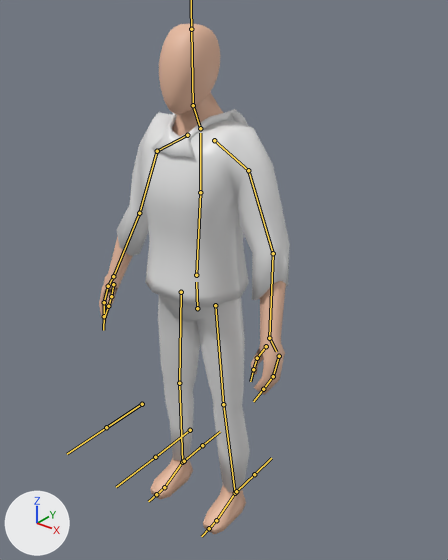
A saved change to the FBX model DungeonsHDRP/Assets/Models/Custom/Char2/PlayerModel2.fbx.
One viewpoint serves both versions: a 50 mm camera at (1.39, -1.57, 2.08) aimed at (-0.08, 0.26, 0.95). Arrows for +X, +Y and +Z are at lower left; the lights stay in place. The bones that bend it are drawn over the model as lines.
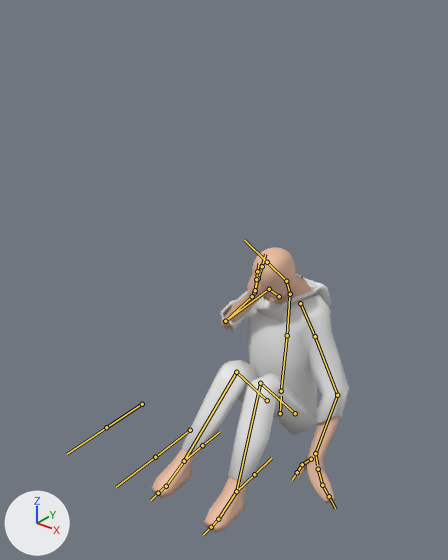
The newer file adds an action. The first version stands in its rest pose; the second is drawn at frame 88 of the action 'Armature|Sitting-Idle'.

The change in detail:
Bone 'Hips' (bone_hips) moves from (0.0, 0.0, 0.0) to (0.0, -0.881, -0.625).
Bone 'Head' (bone_head) turns from (0, 0, 0) to (48, -8, -11) degrees about its own x, y and z.
Bone 'Shoulder.L' (bone_shoulder_l) turns from (0, 0, 0) to (8, 16, -21) degrees about its own x, y and z.
Bone 'UpperArm.L' (bone_upperarm_l) turns from (0, 0, 0) to (1, -17, 35) degrees about its own x, y and z.
Bone 'LowerArm.L' (bone_lowerarm_l) turns from (0, 0, 0) to (12, -4, -20) degrees about its own x, y and z.
Bone 'Finger.L' (bone_finger_l) turns from (0, 0, 0) to (-6, 37, 48) degrees about its own x, y and z.
Bone 'Finger1.L' (bone_finger1_l) turns from (0, 0, 0) to (-10, 22, 33) degrees about its own x, y and z.
Bone 'Shoulder.R' (bone_shoulder_r) turns from (0, 0, 0) to (-39, -4, -7) degrees about its own x, y and z.
Bone 'UpperArm.R' (bone_upperarm_r) turns from (0, 0, 0) to (84, -19, 39) degrees about its own x, y and z.
Bone 'LowerArm.R' (bone_lowerarm_r) turns from (0, 0, 0) to (39, 16, 100) degrees about its own x, y and z.
Bone 'Hand.R' (bone_hand_r) turns from (0, 0, 0) to (24, 8, 2) degrees about its own x, y and z.
Bone 'UpperLeg.L' (bone_upperleg_l) turns from (0, 0, 0) to (140, -4, 3) degrees about its own x, y and z.
Bone 'LowerLeg.L' (bone_lowerleg_l) turns from (0, 0, 0) to (-100, 3, 2) degrees about its own x, y and z.
Bone 'Foot.L' (bone_foot_l) turns from (0, 0, 0) to (-41, -5, -4) degrees about its own x, y and z.
Bone 'UpperLeg.R' (bone_upperleg_r) turns from (0, 0, 0) to (140, 4, -3) degrees about its own x, y and z.
Bone 'LowerLeg.R' (bone_lowerleg_r) turns from (0, 0, 0) to (-100, -3, -2) degrees about its own x, y and z.
Bone 'Foot.R' (bone_foot_r) turns from (0, 0, 0) to (-41, 5, 4) degrees about its own x, y and z.

Pixel boxes [x1, y1, x2, y2] of what changed, in the pictures (448 x 560 px):
'Cube.001', posed: before [117, 112, 290, 308]; after [220, 290, 349, 423]
'Cube.002', posed: before [158, 295, 250, 492]; after [182, 360, 315, 483]
'Cube', posed (44% shorter): before [99, 23, 286, 534]; after [152, 247, 347, 533]
'Cube.003', posed: before [151, 109, 248, 158]; after [253, 274, 331, 323]
bone 'Hips', root to tip: before (197, 308) to (196, 282); after (280, 413) to (281, 396)
bone 'Head', root to tip: before (193, 105) to (191, 29); after (286, 281) to (267, 262)
bone 'Shoulder.L', root to tip: before (214, 140) to (248, 170); after (300, 303) to (315, 336)
bone 'UpperArm.L', root to tip: before (248, 170) to (273, 253); after (315, 336) to (337, 395)
bone 'LowerArm.L', root to tip: before (273, 253) to (269, 338); after (337, 395) to (315, 453)
bone 'Finger.L', root to tip: before (279, 356) to (273, 376); after (318, 469) to (322, 485)
bone 'Finger1.L', root to tip: before (273, 376) to (263, 389); after (322, 485) to (329, 496)
bone 'Shoulder.R', root to tip: before (187, 135) to (157, 151); after (279, 296) to (269, 289)
bone 'UpperArm.R', root to tip: before (157, 151) to (139, 213); after (269, 289) to (225, 321)
bone 'LowerArm.R', root to tip: before (139, 213) to (113, 276); after (225, 321) to (252, 296)
bone 'Hand.R', root to tip: before (113, 276) to (109, 283); after (252, 296) to (254, 293)
bone 'UpperLeg.L', root to tip: before (215, 305) to (223, 404); after (295, 413) to (260, 383)
bone 'LowerLeg.L', root to tip: before (223, 404) to (235, 493); after (260, 383) to (236, 491)
bone 'Foot.L', root to tip: before (235, 493) to (216, 520); after (236, 491) to (218, 519)
bone 'UpperLeg.R', root to tip: before (181, 292) to (179, 383); after (267, 400) to (236, 372)
bone 'LowerLeg.R', root to tip: before (179, 383) to (182, 462); after (236, 372) to (184, 461)
bone 'Foot.R', root to tip: before (182, 462) to (164, 487); after (184, 461) to (166, 486)
